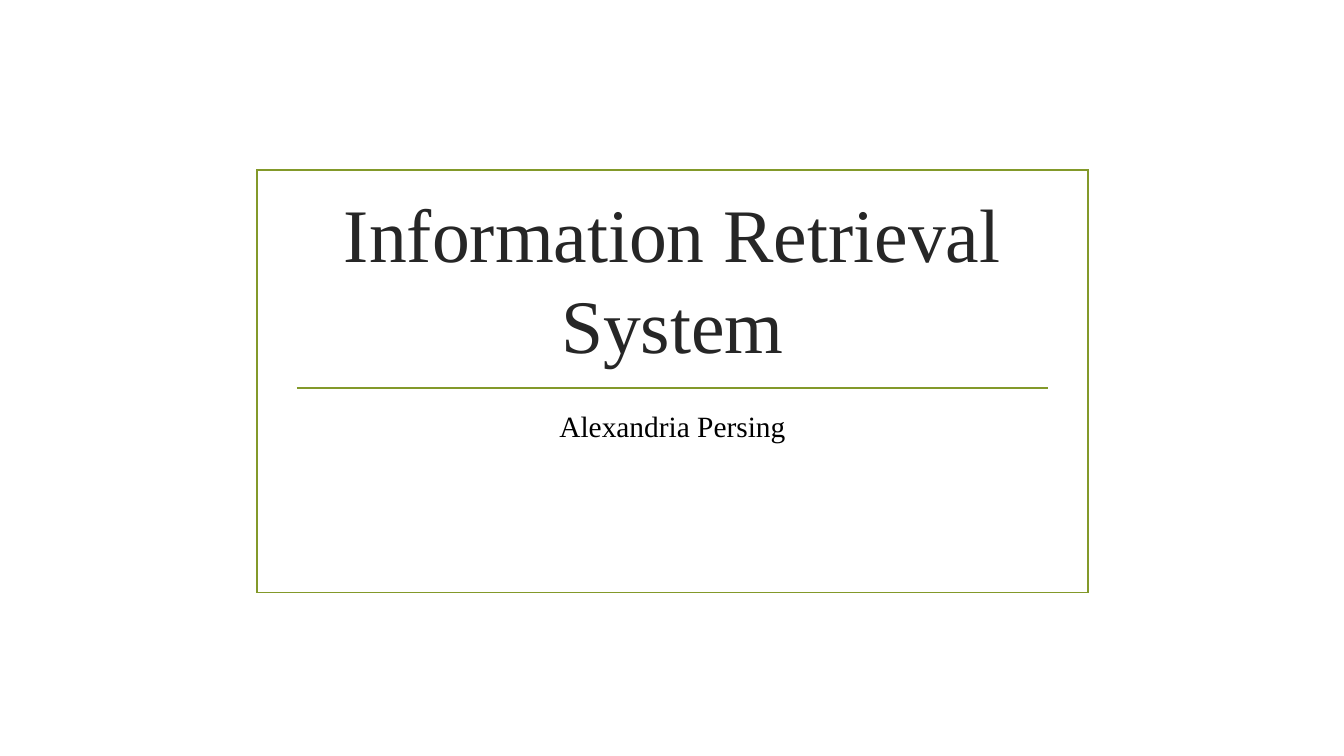
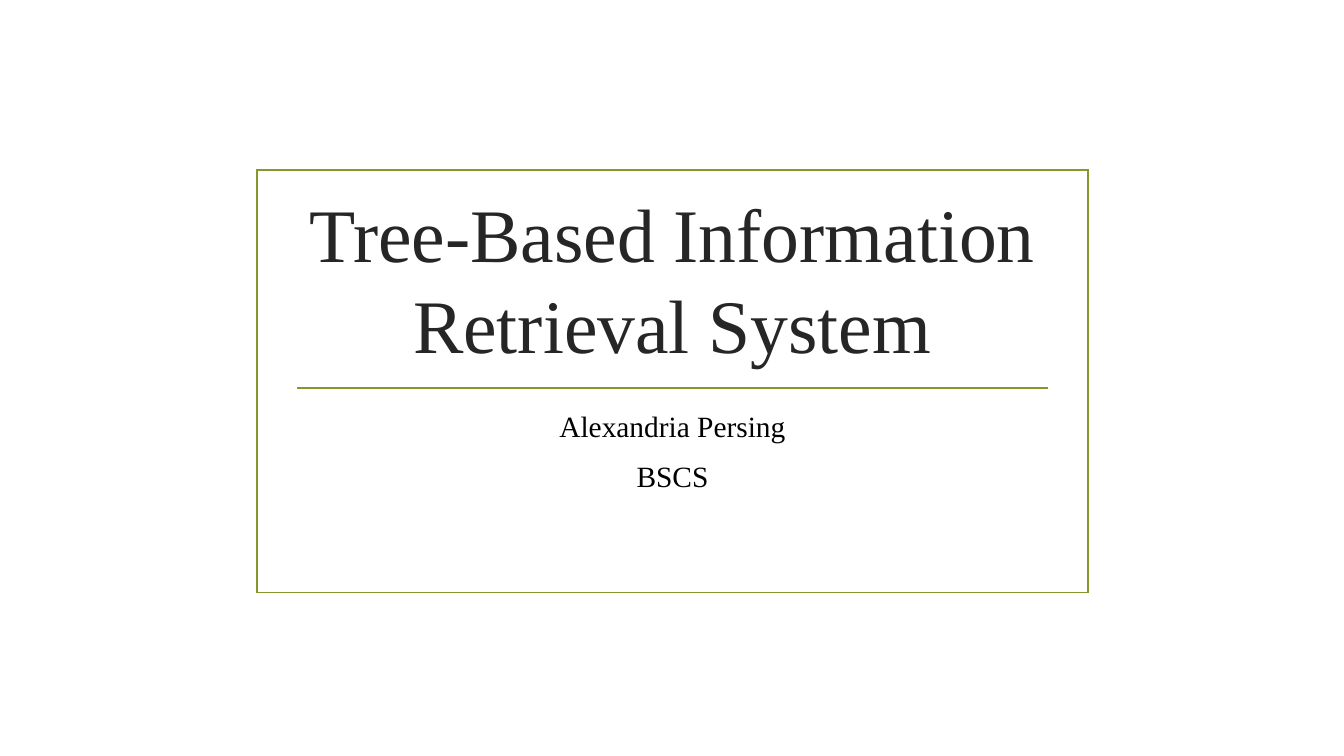
Before and after one commit to alidragon/Capstone2015, a slide deck: slide 1 of Information Retrieval System.pptx. Drawn at 1344x756 pixels with LibreOffice and Linux fonts; fonts in the diff are those of the drawing; background and template pictures are left out. Boxes give left, top, right and bottom in pixels: in the first picture for what was removed or moved away, otherwise in the second. Text is boxed around its words. In the diff, an @@ line names an element or a change of style, - is before the commit and + after.

```diff
--- a/Information Retrieval System.pptx
+++ b/Information Retrieval System.pptx
@@ title at box(310, 208, 1035, 368): text changed @@
-Information Retrieval System
+Tree-Based Information Retrieval System
@@ subtitle at box(637, 467, 709, 488): paragraph added @@
+BSCS
```
Also in this commit, not shown: 6 other slides changed, 7 slides added, 1 slide removed, 41 other files.
